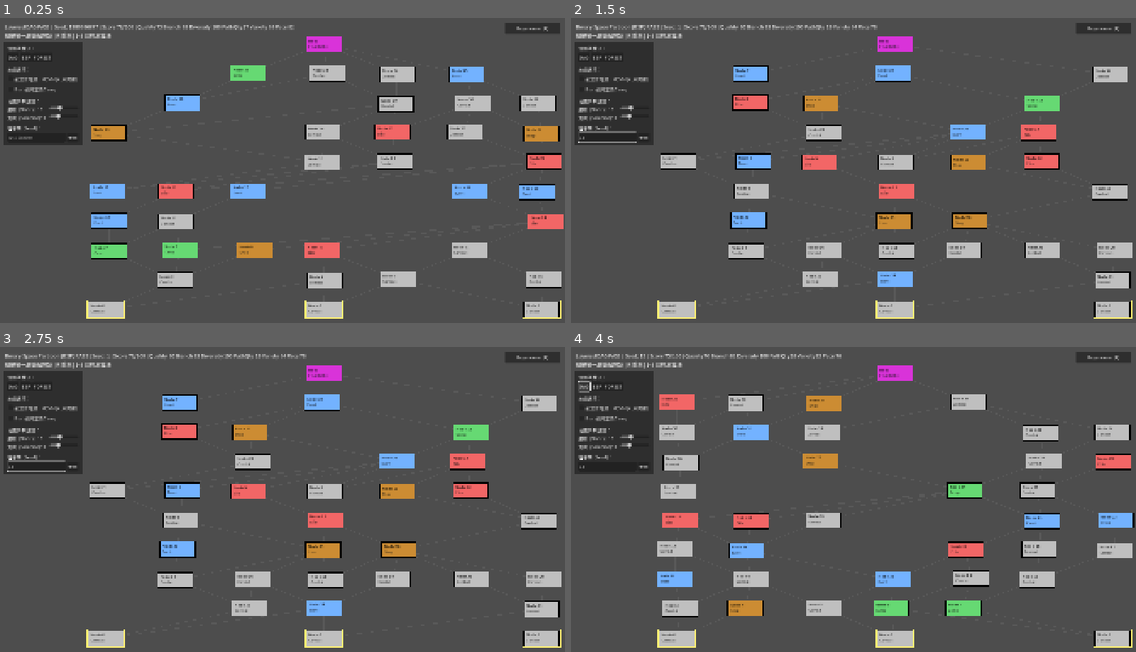
Above: before the commit, frames 1-4 (two rows, left to right).
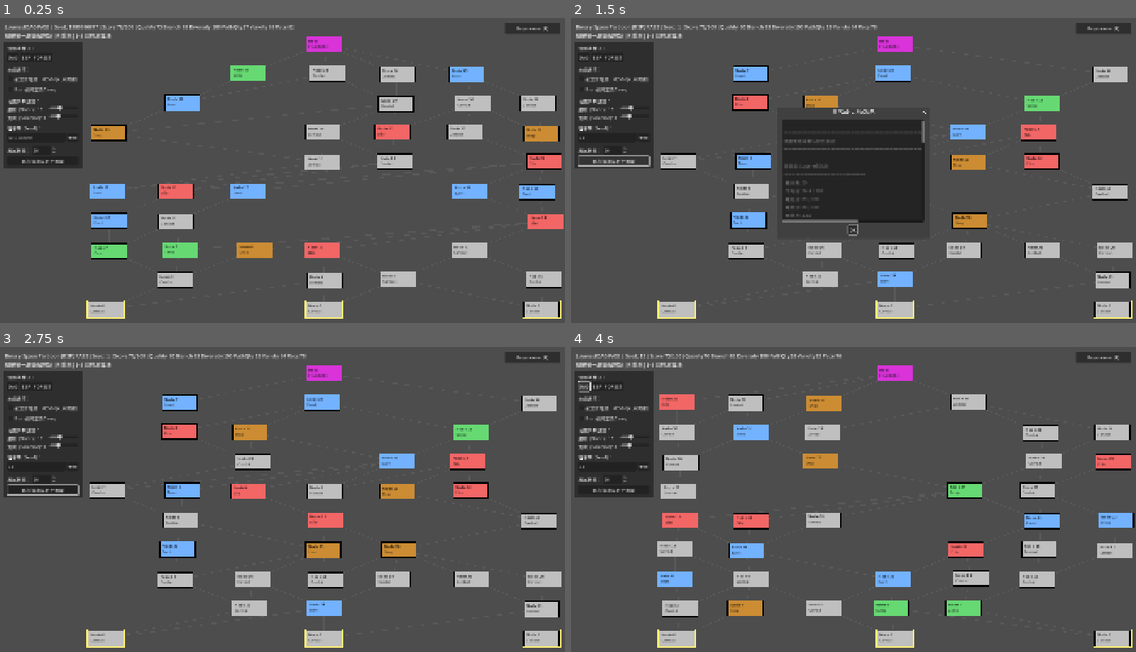
Above: after the commit, the same moments.

Repository: YM1247/114-2_dsap_project
Game: Godot game, scene res://src/scenes/main.tscn
Same seed, same stepped clock (60 frames per second), same inputs: the game is played once before the commit and once after it.
Inputs (mouse positions are in pixels of both pictures, inside the frame that each line leads up to):
- Up to frame 1 (0.25 s): no input
- Up to frame 2 (1.5 s): click (604, 136) at 0.52 s; type "12" at 0.6 s; click (616, 161) at 1.25 s, where only the run after the commit has a clickable "執行演算法對比測試"
- Up to frame 3 (2.75 s): click (282, 557) at 2 s, where only the run after the commit has a clickable "OK"
- Up to frame 4 (4 s): click "Regenerate (R)" at 2.75 s; click "DAG" at 3.5 s

The runs differ from the first frame. In frame 1, 1.0% of the frame differs, in the area x 0-15%, y 41-50%; in frame 2, 9.1%, in the area x 0-64%, y 29-72%; in frame 3, 1.1%; in frame 4, 1.0%.

Commit message:
adding algo comparison

Diff:
--- a/src/scripts/main.gd
+++ b/src/scripts/main.gd
@@ -32,6 +32,7 @@
 var opt_columns: int = 7
 var opt_seed: String = ""
 var current_seed: int = 0
+var opt_test_count: int = 50
 
 func _ready() -> void:
 	evaluator = MAP_EVALUATOR_SCRIPT.new()
@@ -223,6 +224,27 @@
 	seed_hbox.add_child(seed_btn)
 
 	vbox.add_child(seed_hbox)
+
+	var sep4 = HSeparator.new()
+	vbox.add_child(sep4)
+
+	var test_hbox = HBoxContainer.new()
+	var test_lbl = Label.new()
+	test_lbl.text = "測試數量："
+	test_hbox.add_child(test_lbl)
+
+	var test_input = SpinBox.new()
+	test_input.min_value = 1
+	test_input.max_value = 1000
+	test_input.value = opt_test_count
+	test_input.value_changed.connect(func(v): opt_test_count = int(v))
+	test_hbox.add_child(test_input)
+	vbox.add_child(test_hbox)
+
+	var test_btn = Button.new()
+	test_btn.text = "執行演算法對比測試"
+	test_btn.pressed.connect(_run_algorithm_comparison)
+	vbox.add_child(test_btn)
 
 func _gui_input(event: InputEvent) -> void:
 	if event is InputEventMouseMotion:
@@ -403,6 +425,40 @@
 		_:
 			return Color.WHITE
 
+func _run_algorithm_comparison() -> void:
+	print("開始執行演算法對比測試 (共 3 種演算法，各 %d 張地圖)，請稍候..." % opt_test_count)
+	var comparer = AlgorithmComparison.new()
+	var results = comparer.run_comparison_test(opt_test_count) # 依照設定的數量生成
+	var output_str = comparer.format_comparison_results(results)
+
+	var improvement = comparer.calculate_improvement_percentage(results)
+	if improvement.has("overall_improvement"):
+		output_str += "=> Forest 演算法相較於 DAG 的總體分數提升率: %.2f%%\n" % improvement["overall_improvement"]
+
+	print(output_str)
+	_show_result_dialog(output_str)
+	print("測試完成！")
+
+func _show_result_dialog(result_text: String) -> void:
+	var dialog = AcceptDialog.new()
+	dialog.title = "演算法對比測試結果"
+	if self.theme:
+		dialog.theme = self.theme
+
+	dialog.min_size = Vector2(500, 400)
+
+	var text_edit = TextEdit.new()
+	text_edit.text = result_text
+	text_edit.editable = false
+	text_edit.custom_minimum_size = Vector2(480, 350)
+
+	dialog.add_child(text_edit)
+	add_child(dialog)
+	dialog.popup_centered()
+
+	dialog.canceled.connect(dialog.queue_free)
+	dialog.confirmed.connect(dialog.queue_free)
+
 func _edge_key(from_id: int, to_id: int) -> String:
 	return str(from_id) + "->" + str(to_id)
 
Not shown, changed: index.html
Not shown, changed: index.pck
